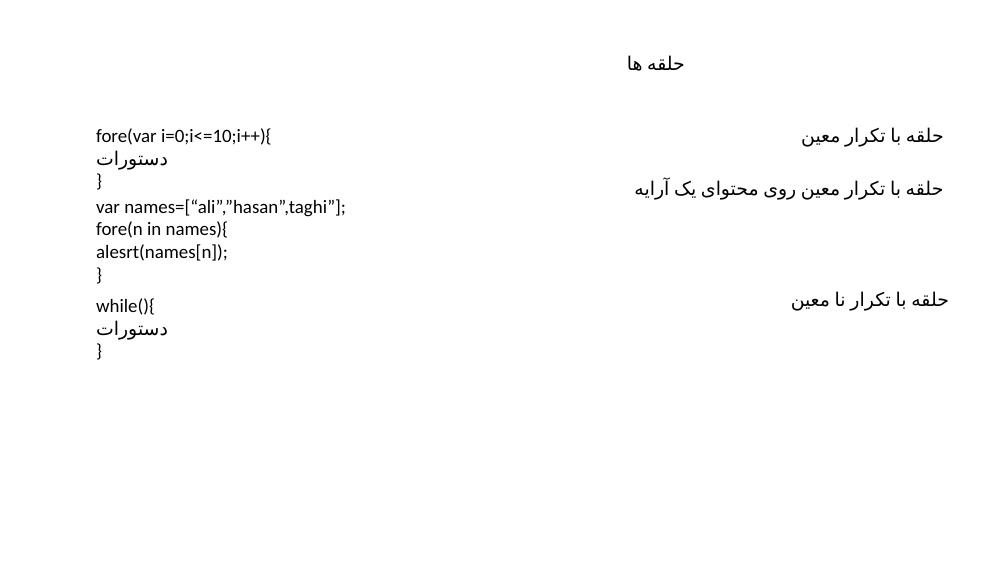
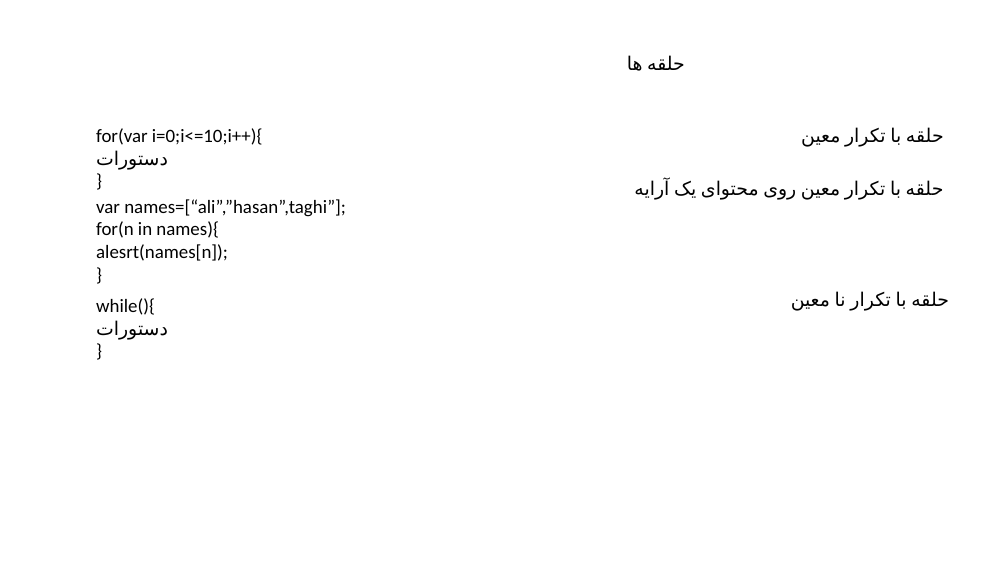
Before and after one commit to RezaFattahi/webdevelop, a slide deck: slide 15 of LEARNING.NOTE/js.pptx (slide 14 before the commit). Drawn at 1008x567 pixels with LibreOffice and Linux fonts; fonts in the diff are those of the drawing. Boxes give left, top, right and bottom in pixels: in the first picture for what was removed or moved away, otherwise in the second. Text is boxed around its words. In the diff, an @@ line names an element or a change of style, - is before the commit and + after.

```diff
--- a/LEARNING.NOTE/js.pptx
+++ b/LEARNING.NOTE/js.pptx
@@ text at [96, 128, 263, 145]: text changed @@
-fore(var i=0;i<=10;i++){
+for(var i=0;i<=10;i++){
@@ text at [96, 221, 218, 238]: text changed @@
-fore(n in names){
+for(n in names){
```
Also in this commit, not shown: 1 slide added, 3 other files.
